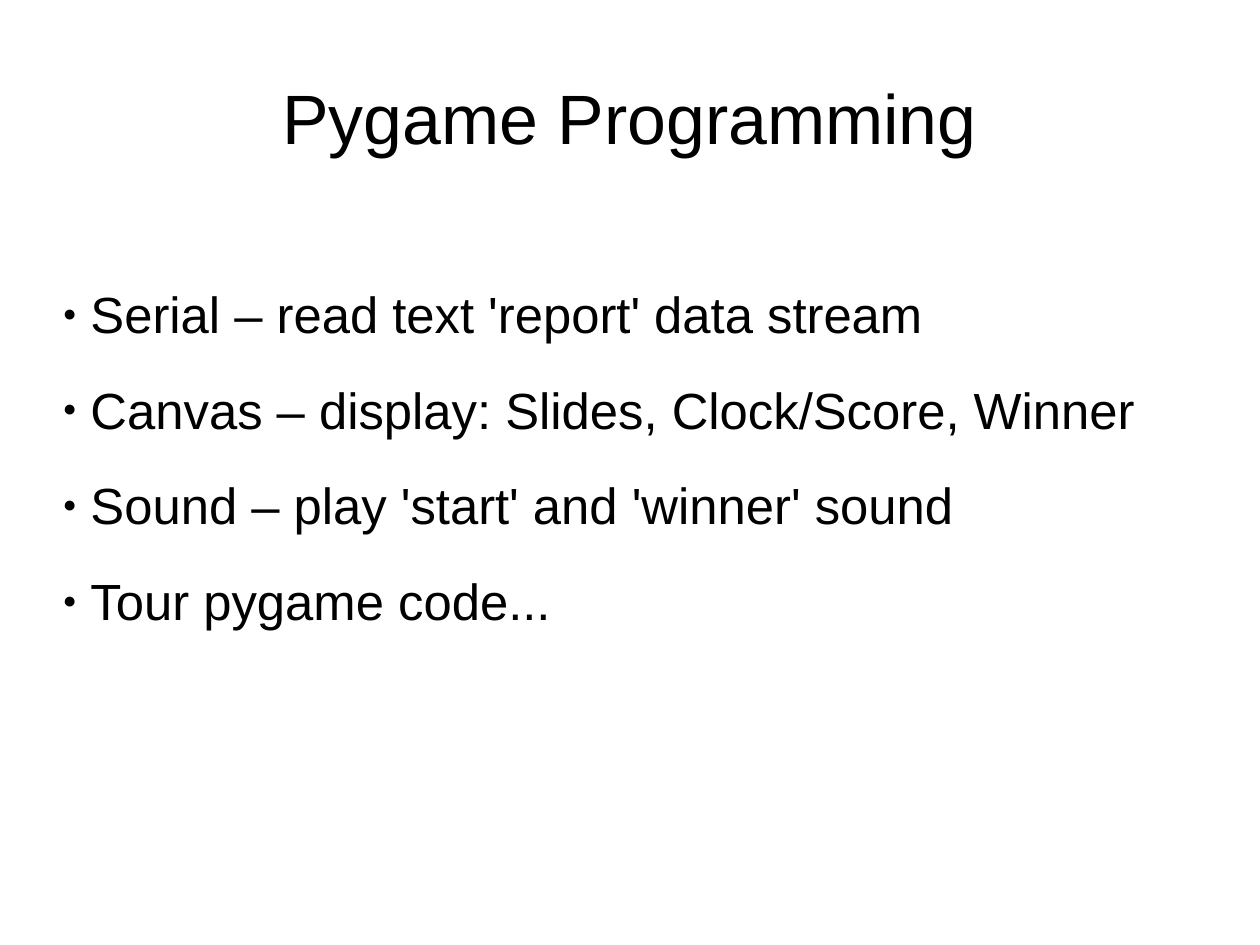
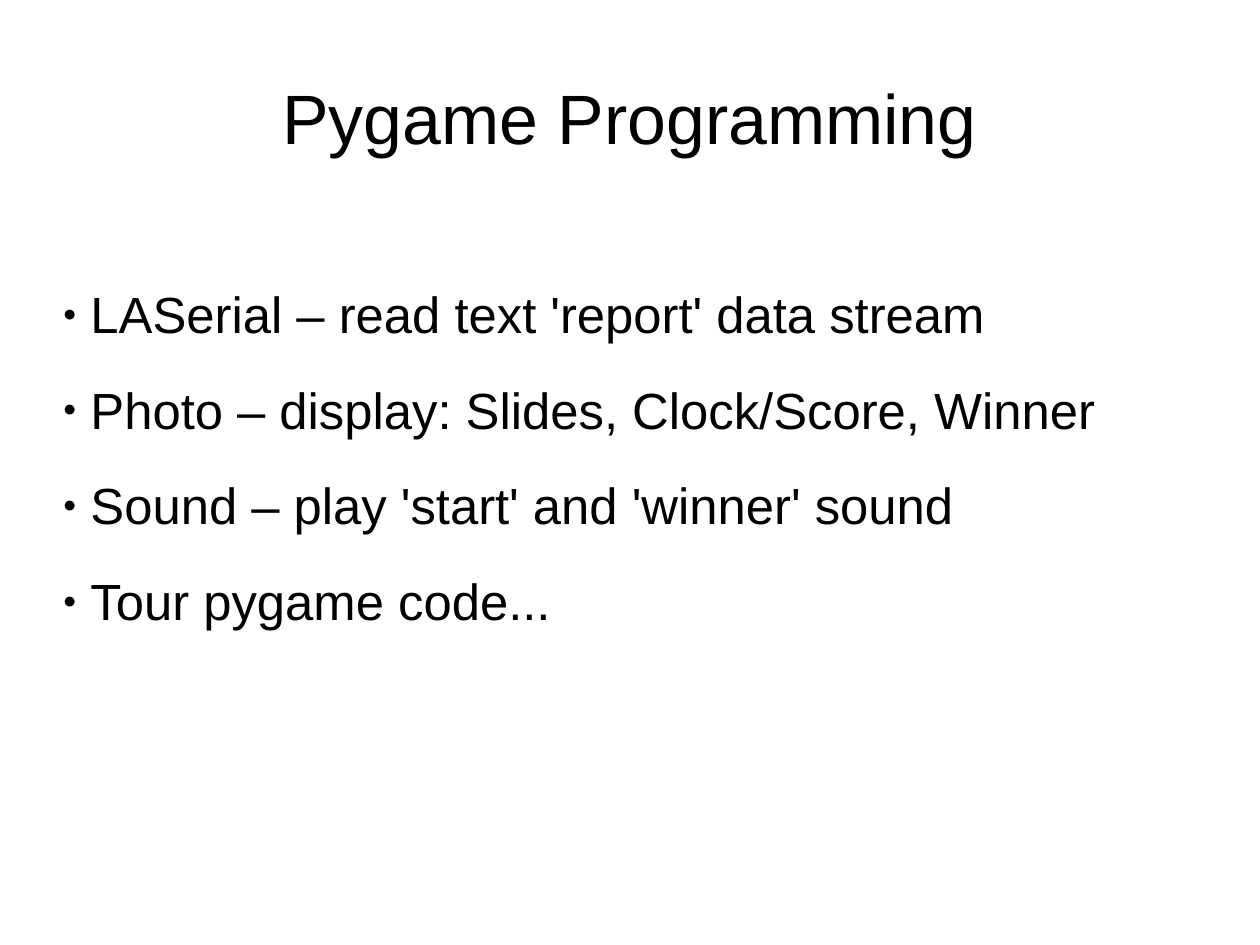
Before and after one commit to scottjames/LightArcade, a slide deck: slide 28 of docs/presentation-slides/LigthArcade.odp (slide 27 before the commit). Drawn at 1260x945 pixels with LibreOffice and Linux fonts; fonts in the diff are those of the drawing. Boxes give left, top, right and bottom in pixels: in the first picture for what was removed or moved away, otherwise in the second. Text is boxed around its words. In the diff, an @@ line names an element or a change of style, - is before the commit and + after.

```diff
--- a/docs/presentation-slides/LigthArcade.odp
+++ b/docs/presentation-slides/LigthArcade.odp
@@ subtitle at <box>90,296,1095,439</box>: text changed @@
-● Serial – read text 'report' data stream
-● Canvas – display: Slides, Clock/Score, Winner
+● LASerial – read text 'report' data stream
+● Photo – display: Slides, Clock/Score, Winner
```
Also in this commit, not shown: 6 other slides changed, 1 slide added.
